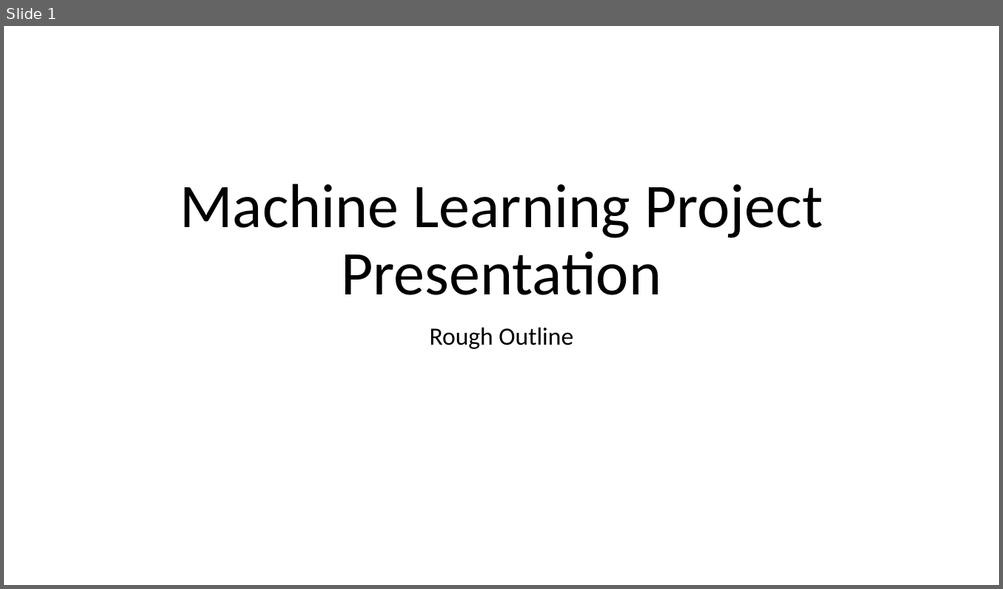
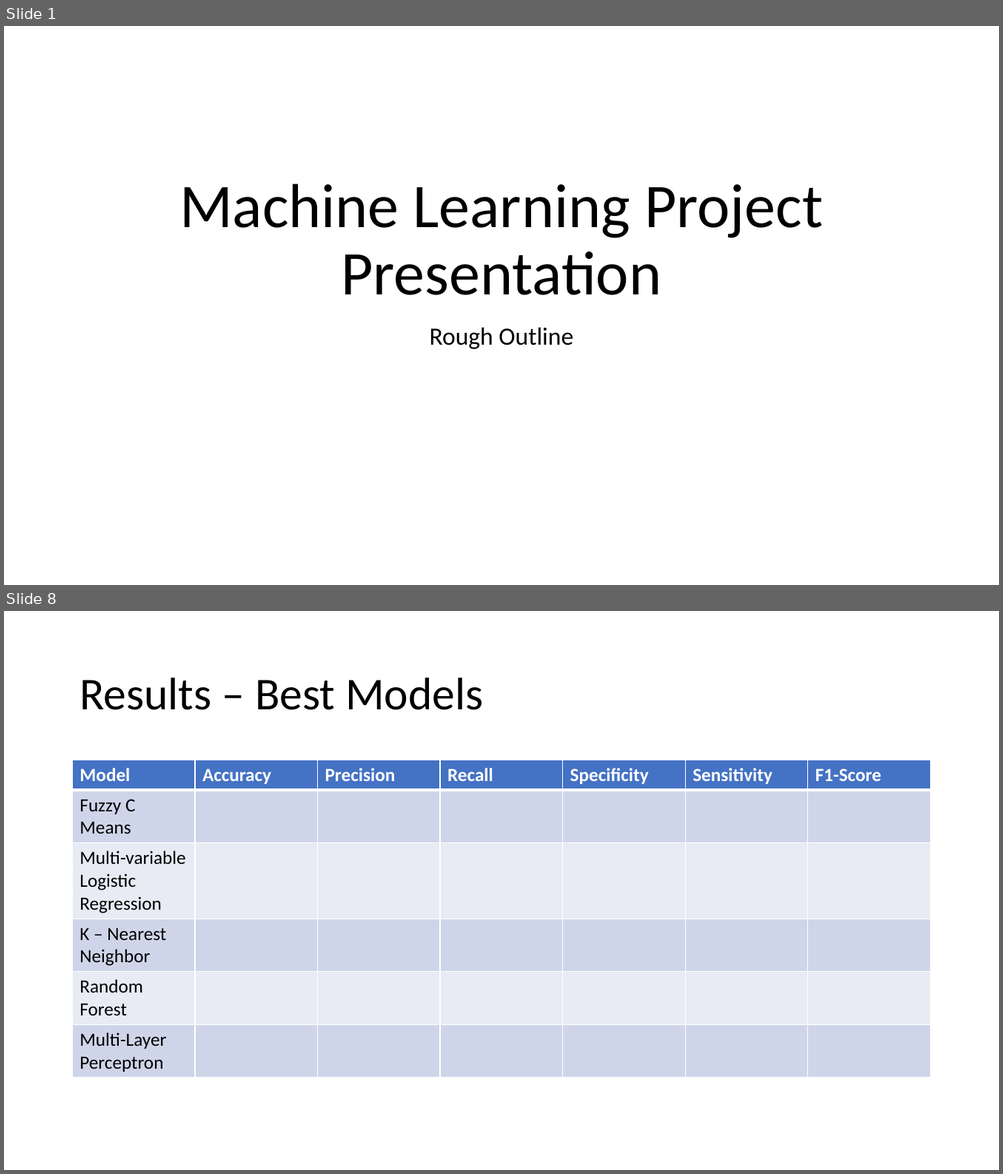
Before and after one commit to randm4940/CS-7830-Fall-2019-Project, a slide deck: documents/presentation.pptx. Shown one above the other, each under a label of ours: slide 1 before the commit, slides 1 and 8 after it; the slides between them are not shown. The pictures are 1003x589 and 1003x1174 pixels, drawn with LibreOffice and Linux fonts; fonts in the diff are those of the drawing. Boxes give left, top, right and bottom in pixels: in the first picture for what was removed or moved away, otherwise in the second. Text is boxed around its words. In the diff, an @@ line names an element or a change of style, - is before the commit and + after.

```diff
--- a/documents/presentation.pptx
+++ b/documents/presentation.pptx
@@ slide 8 added at [4, 611, 999, 1170], background #FFFFFF @@
@@ title added at [79, 678, 483, 710], 44 pt, text #000000 @@
+Results – Best Models
@@ table added at [73, 760, 929, 1075], 6 rows, 7 columns @@
+Model | Accuracy | Precision | Recall | Specificity | Sensitivity | F1-Score
+Fuzzy C Means |  |  |  |  |  | 
+Multi-variable Logistic Regression |  |  |  |  |  | 
+K – Nearest Neighbor |  |  |  |  |  | 
+Random Forest |  |  |  |  |  | 
+Multi-Layer Perceptron |  |  |  |  |  | 
```
Also in this commit, not shown: 3 slides changed, 8 other slides added, 4 slides removed, 1 other file.
